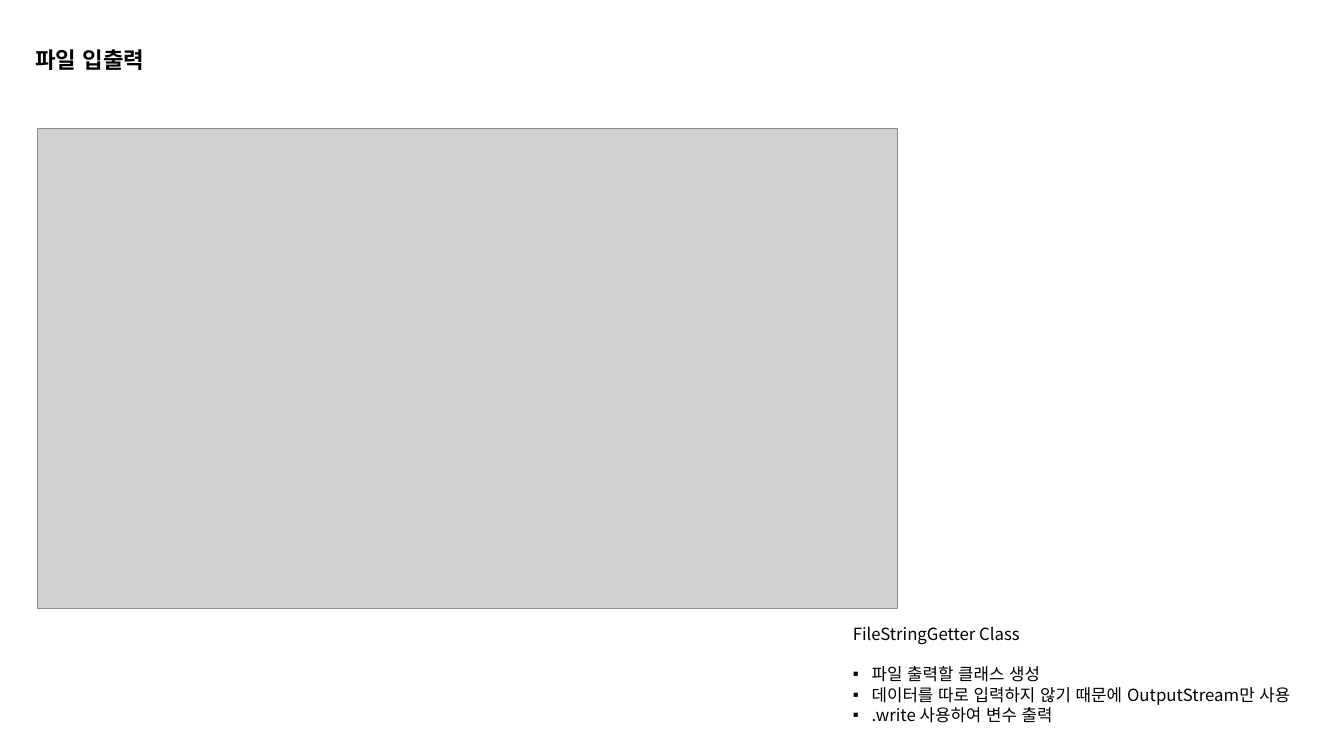
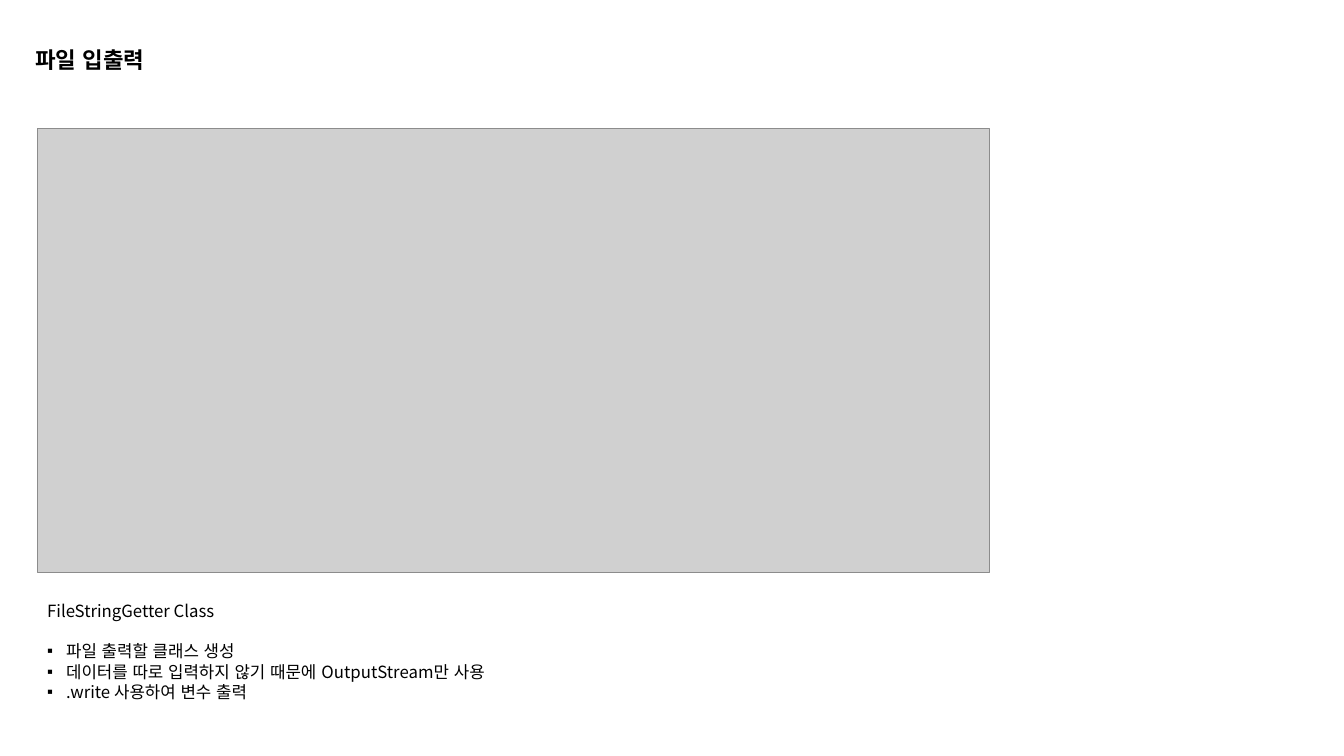
Before and after one commit to seosk526/Exchange_Project, a slide deck: slide 8 of Java심화02_환율문제_kopo01_강세영_210414.pptx. Drawn at 1344x756 pixels with LibreOffice and Linux fonts; fonts in the diff are those of the drawing; grey boxes stand for pictures. Boxes give left, top, right and bottom in pixels: in the first picture for what was removed or moved away, otherwise in the second. Text is boxed around its words. In the diff, an @@ line names an element or a change of style, - is before the commit and + after.

```diff
--- a/Java심화02_환율문제_kopo01_강세영_210414.pptx
+++ b/Java심화02_환율문제_kopo01_강세영_210414.pptx
@@ picture resized from (x1=37, y1=129, x2=897, y2=609) to (x1=37, y1=129, x2=989, y2=574) @@
@@ text "FileStringGetter Class" moved from (x1=853, y1=626, x2=1290, y2=723) to (x1=47, y1=603, x2=485, y2=700) @@
```
Also in this commit, not shown: 2 other slides changed, 2 other files.
